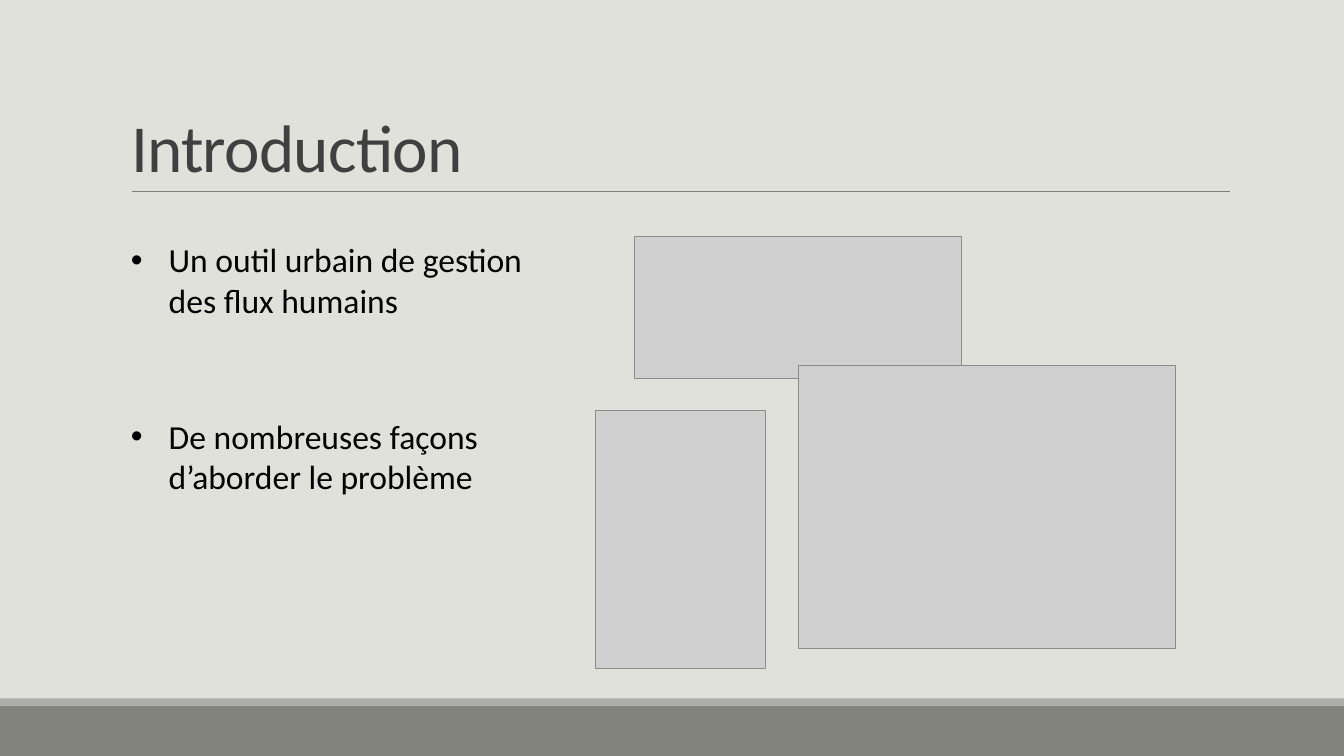
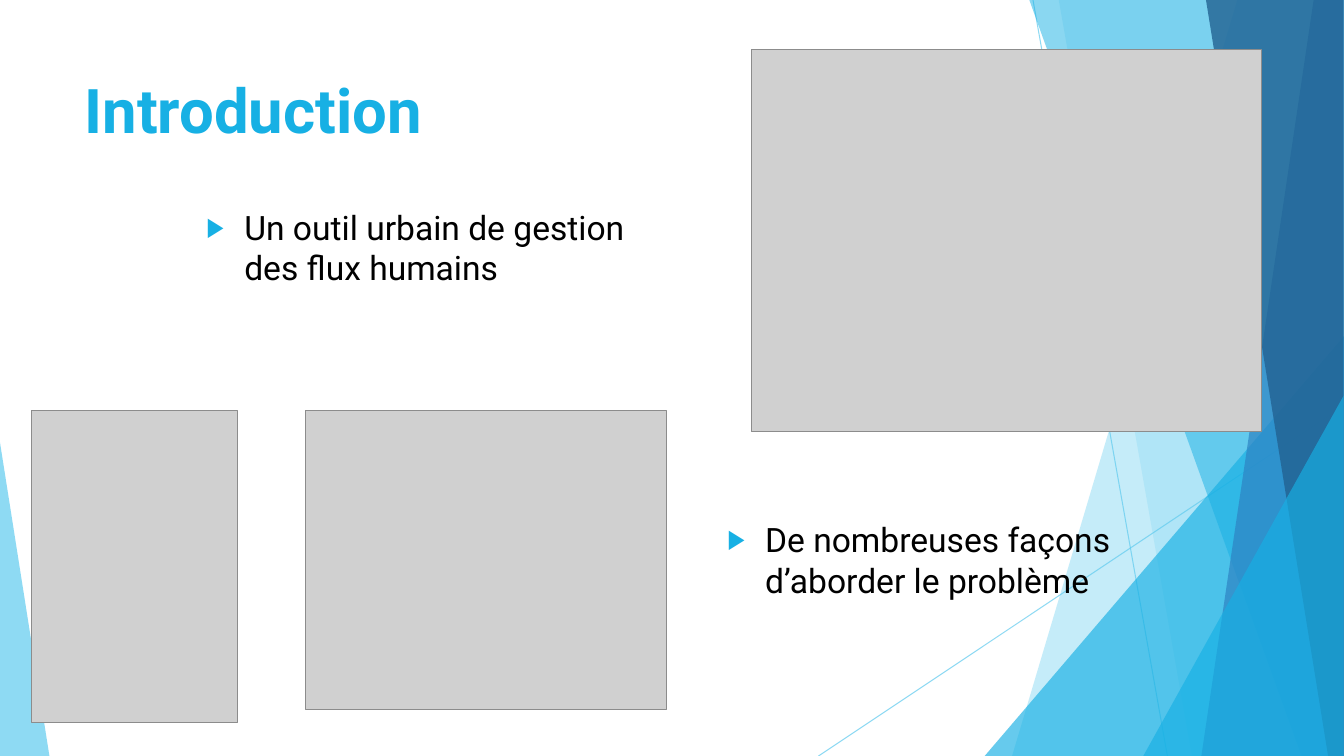
Before and after one commit to DGominski/ProjetE-ComptagePersonnes, a slide deck: slide 2 of Presentation/Projet E.pptx. Drawn at 1344x756 pixels with LibreOffice and Linux fonts; fonts in the diff are those of the drawing; grey boxes stand for pictures. Boxes give left, top, right and bottom in pixels: in the first picture for what was removed or moved away, otherwise in the second. Text is boxed around its words. In the diff, an @@ line names an element or a change of style, - is before the commit and + after.

```diff
--- a/Presentation/Projet E.pptx
+++ b/Presentation/Projet E.pptx
@@ background #E1E1DB to #FFFFFF @@
@@ picture: place and size @@
-picture at <box>799,365,1176,648</box>
+picture at <box>751,49,1261,432</box>
@@ title "Introduction": place and size @@
-title "Introduction" at <box>131,125,463,173</box>
+title "Introduction" at <box>85,86,422,134</box>
@@ title "Introduction" at <box>85,86,422,134</box>: size 48 to 44 pt, font Calibri to Roboto, text colour #404040 to #17B0E4, letter spacing -0.5 to 0 pt, letter outline none to #000000 0.75 pt, bold on; line spacing 0.85 to 1; vertical alignment bottom to top @@
@@ line removed from (132, 192) to (1231, 192) @@
@@ text "Un outil urbain de gestion ...": place and size @@
-text "Un outil urbain de gestion ..." at <box>169,248,522,314</box>
+text "Un outil urbain de gestion ..." at <box>244,214,624,281</box>
@@ text "Un outil urbain de gestion ..." at <box>244,214,624,281</box>: font Calibri to Roboto; bullet • to ▶ @@
@@ picture: place and size @@
-picture at <box>596,411,766,668</box>
+picture at <box>32,411,238,723</box>
@@ picture: place and size @@
-picture at <box>635,237,962,379</box>
+picture at <box>306,411,666,710</box>
@@ group added at <box>0,0,1344,756</box>: 5 freeform shapes, 3 triangles, 2 lines @@
@@ text "De nombreuses façons d’aborder le ..." at <box>765,526,1111,601</box>: font Calibri to Roboto; bullet • to ▶ @@
@@ text "De nombreuses façons d’aborder le ...": place and size @@
-text "De nombreuses façons d’aborder le ..." at <box>169,425,478,495</box>
+text "De nombreuses façons d’aborder le ..." at <box>765,526,1111,601</box>
@@ rectangle removed at <box>0,706,1344,756</box> @@
@@ rectangle removed at <box>0,699,1344,706</box> @@
```
Also in this commit, not shown: 3 other slides changed, 7 slides added, 17 other files.
